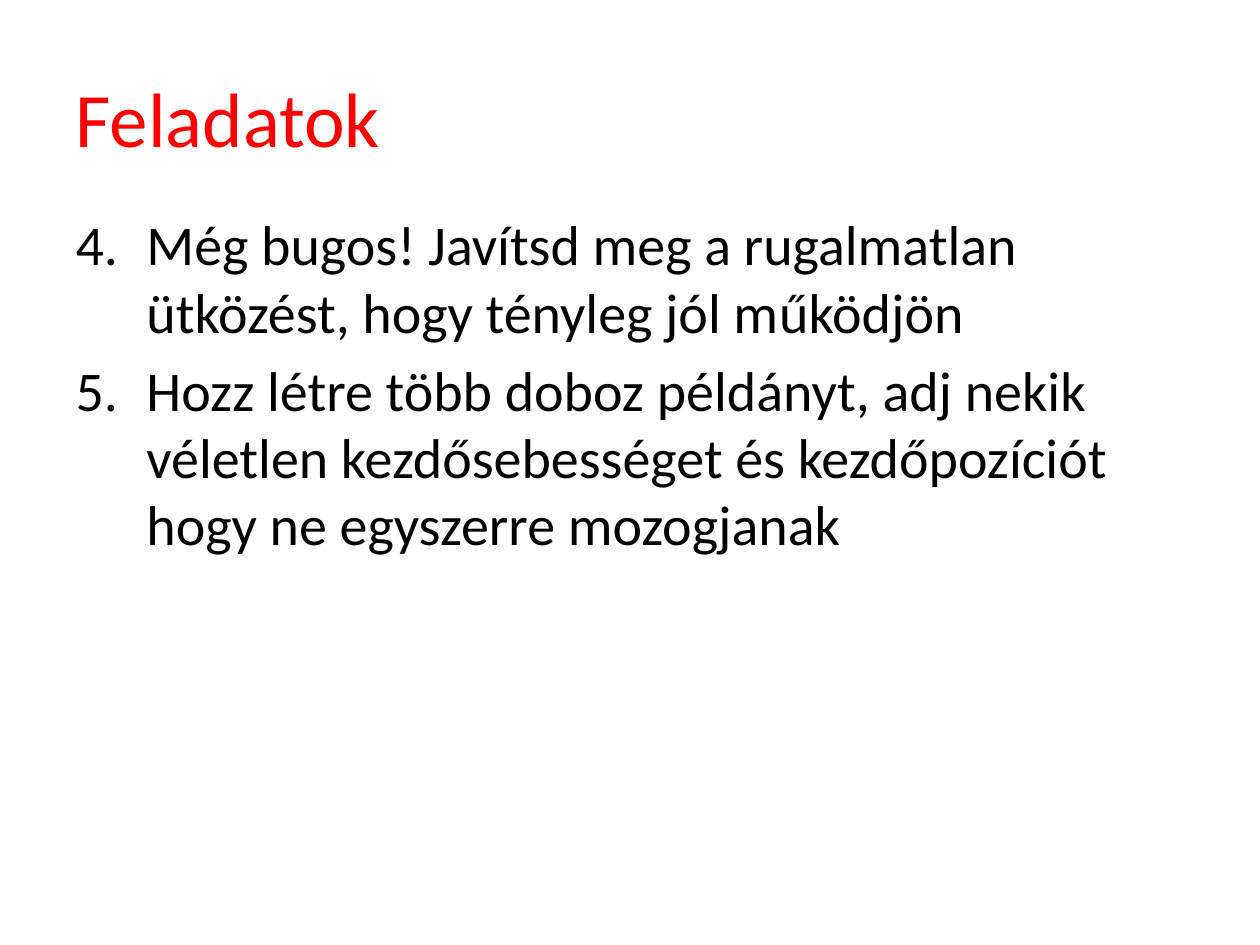
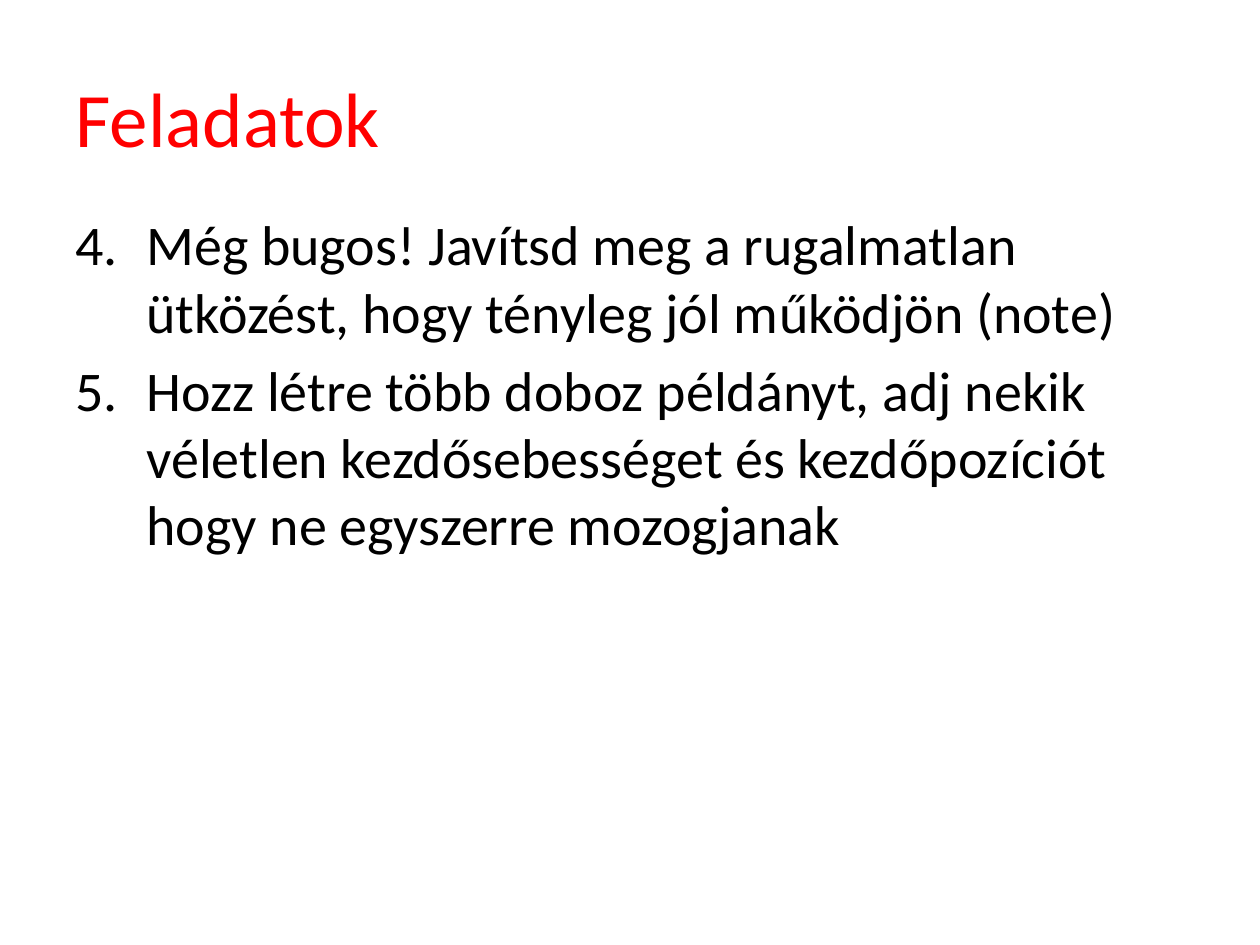
Before and after one commit to tyekx/dx12, a slide deck: slide 22 of Slides/gg001-Libraries.pptx (slide 21 before the commit). Drawn at 1260x945 pixels with LibreOffice and Linux fonts; fonts in the diff are those of the drawing; background and template pictures are left out. Boxes give left, top, right and bottom in pixels: in the first picture for what was removed or moved away, otherwise in the second. Text is boxed around its words. In the diff, an @@ line names an element or a change of style, - is before the commit and + after.

```diff
--- a/Slides/gg001-Libraries.pptx
+++ b/Slides/gg001-Libraries.pptx
@@ text at (146,226,1115,343): text changed @@
-4. Még bugos! Javítsd meg a rugalmatlan ütközést, hogy tényleg jól működjön
+4. Még bugos! Javítsd meg a rugalmatlan ütközést, hogy tényleg jól működjön (note)
```
Also in this commit, not shown: 1 slide added, 1 other file.
